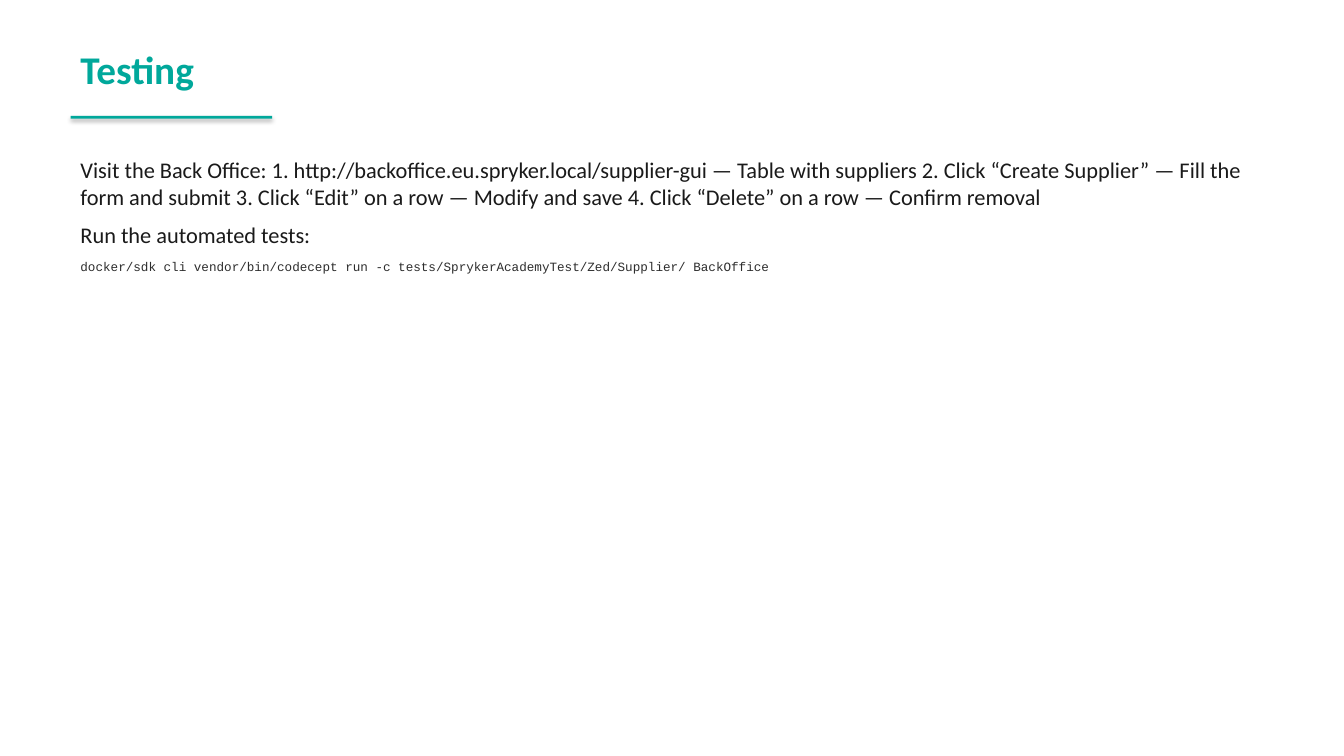
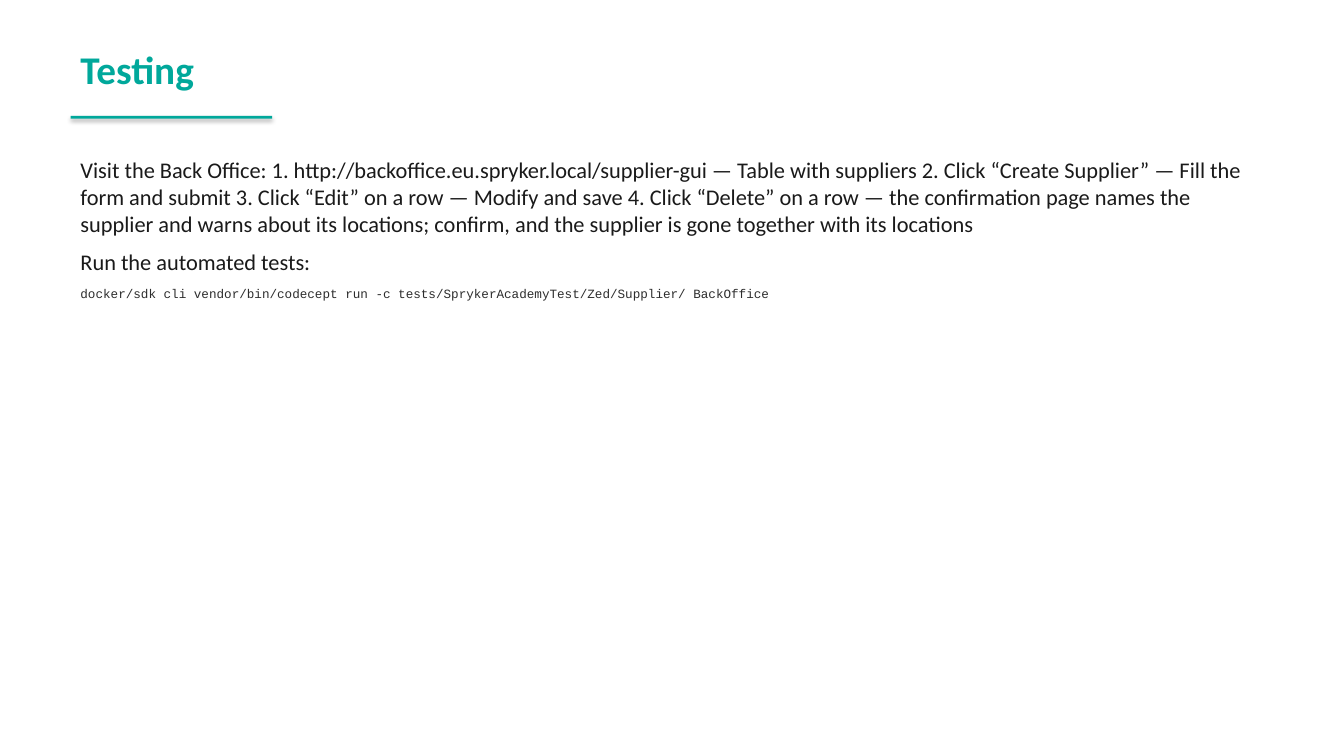
Before and after one commit to spryker-academy/instructor-exercises, a slide deck: slide 62 of guides-pptx/spryker-academy-professional.pptx (slide 61 before the commit). Drawn at 1344x756 pixels with LibreOffice and Linux fonts; fonts in the diff are those of the drawing. Boxes give left, top, right and bottom in pixels: in the first picture for what was removed or moved away, otherwise in the second. Text is boxed around its words. In the diff, an @@ line names an element or a change of style, - is before the commit and + after.

```diff
--- a/guides-pptx/spryker-academy-professional.pptx
+++ b/guides-pptx/spryker-academy-professional.pptx
@@ text at (x1=80, y1=162, x2=1240, y2=236): text changed @@
-Visit the Back Office: 1. http://backoffice.eu.spryker.local/supplier-gui — Table with suppliers 2. Click “Create Supplier” — Fill the form and submit 3. Click “Edit” on a row — Modify and save 4. Click “Delete” on a row — Confirm removal
+Visit the Back Office: 1. http://backoffice.eu.spryker.local/supplier-gui — Table with suppliers 2. Click “Create Supplier” — Fill the form and submit 3. Click “Edit” on a row — Modify and save 4. Click “Delete” on a row — the confirmation page names the supplier and warns about its locations; confirm, and the supplier is gone together with its locations
```
Also in this commit, not shown: 8 other slides changed, 1 slide added, 2 other files.
